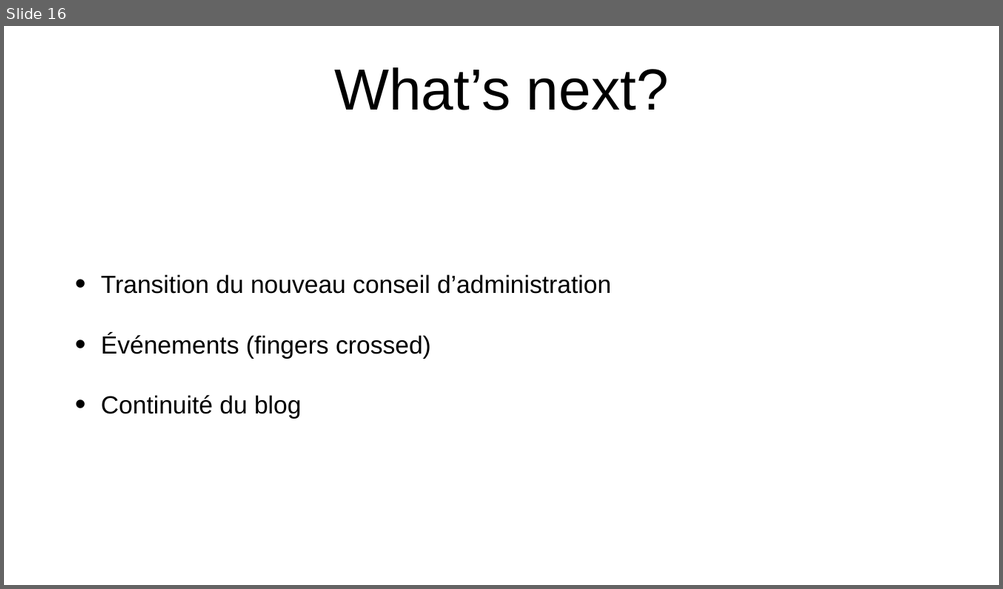
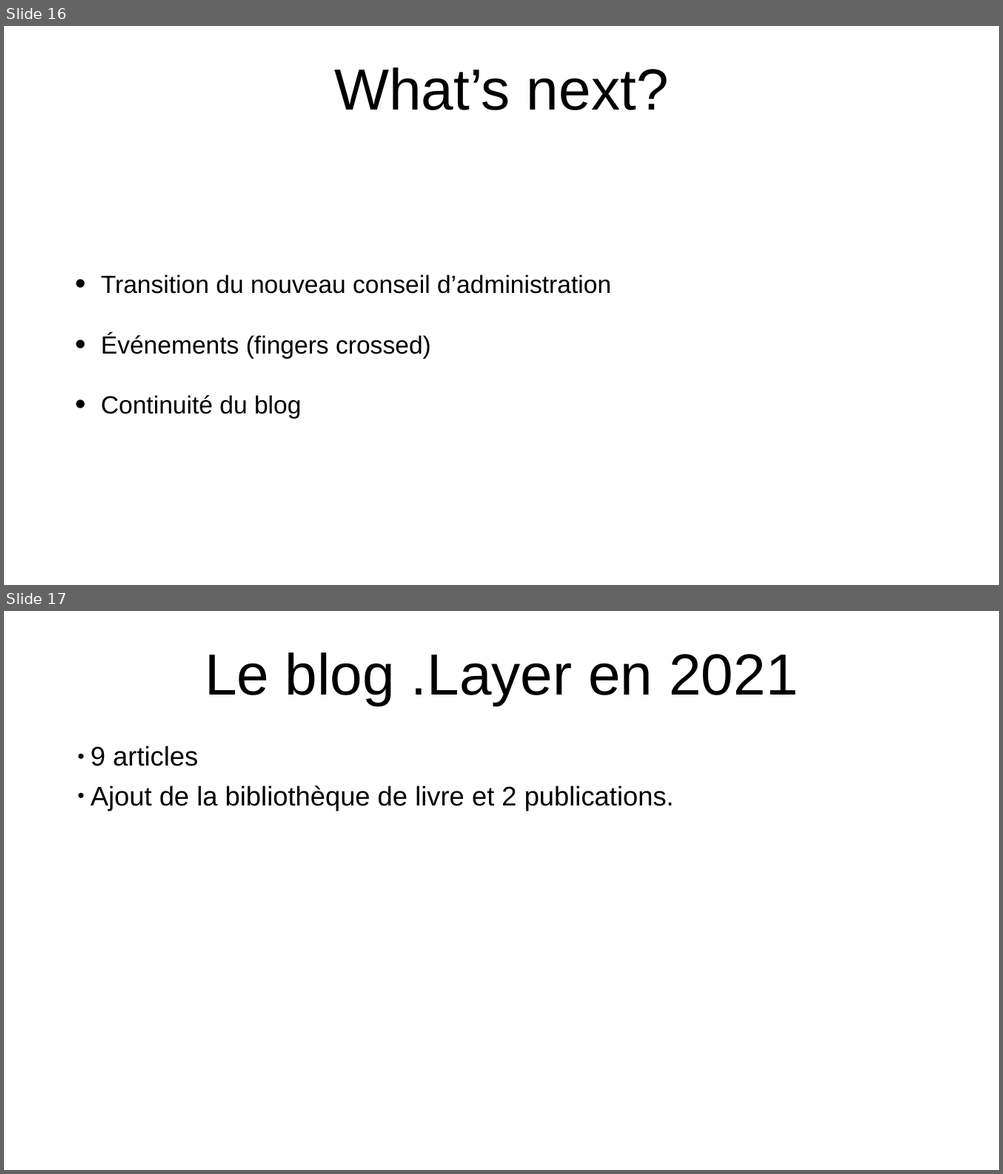
Before and after one commit to dot-layer/community-events, a slide deck: presentations/2021/assemblee-generale/ag-2021-04-13.pptx. Shown one above the other, each under a label of ours: slide 16 before the commit, slides 16 and 17 after it. The pictures are 1003x589 and 1003x1174 pixels, drawn with LibreOffice and Linux fonts; fonts in the diff are those of the drawing. Boxes give left, top, right and bottom in pixels: in the first picture for what was removed or moved away, otherwise in the second. Text is boxed around its words. In the diff, an @@ line names an element or a change of style, - is before the commit and + after.

```diff
--- a/presentations/2021/assemblee-generale/ag-2021-04-13.pptx
+++ b/presentations/2021/assemblee-generale/ag-2021-04-13.pptx
@@ slide 17 added at (x1=4, y1=611, x2=999, y2=1170), background #FFFFFF @@
@@ text added at (x1=205, y1=652, x2=797, y2=706), 112 pt, text #000000 @@
+Le blog .Layer en 2021
@@ text added at (x1=91, y1=746, x2=674, y2=812), 52 pt, text #000000 @@
+● 9 articles
+● Ajout de la bibliothèque de livre et 2 publications.
```
Also in this commit, not shown: 4 slides changed, 3 other slides added.
